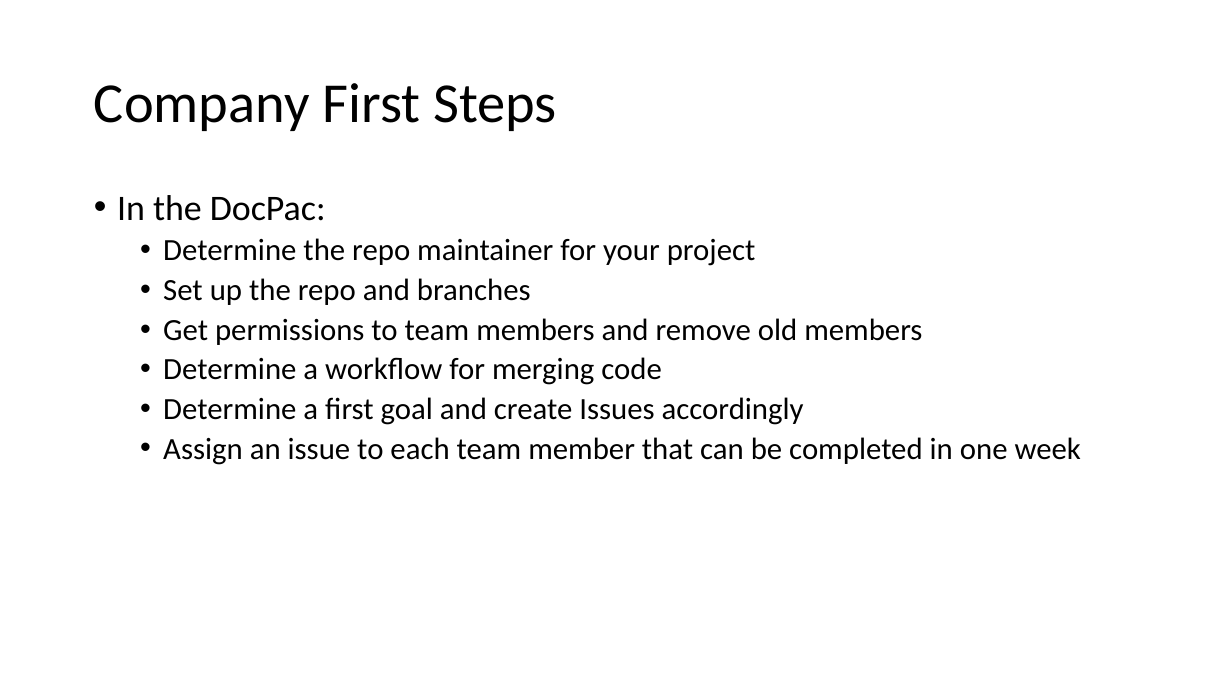
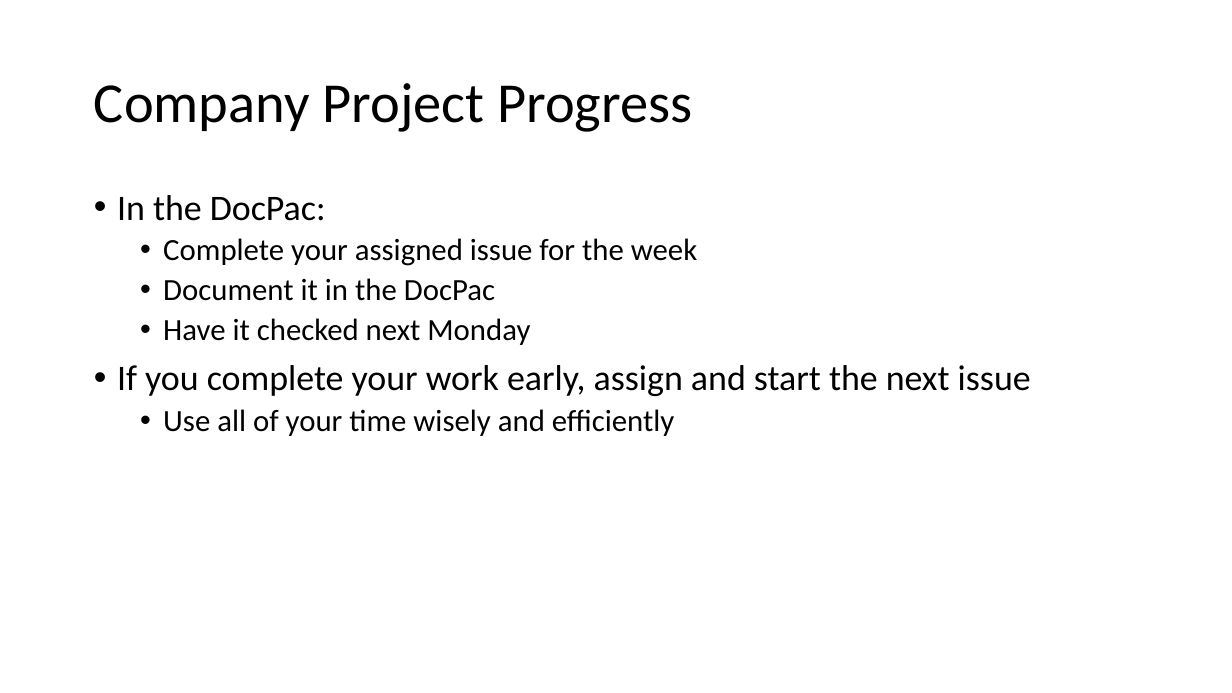
Before and after one commit to parke2023059/docpacs2223, a slide deck: slide 2 of docpac_32270423/Weekly Review.pptx (slide 4 before the commit). Drawn at 1232x693 pixels with LibreOffice and Linux fonts; fonts in the diff are those of the drawing. Boxes give left, top, right and bottom in pixels: in the first picture for what was removed or moved away, otherwise in the second. Text is boxed around its words. In the diff, an @@ line names an element or a change of style, - is before the commit and + after.

```diff
--- a/docpac_32270423/Weekly Review.pptx
+++ b/docpac_32270423/Weekly Review.pptx
@@ title at (94,83,692,132): text changed @@
-Company First Steps
+Company Project Progress
@@ text at (117,238,1031,436): text changed @@
-  • Determine the repo maintainer for your project
-  • Set up the repo and branches
-  • Get permissions to team members and remove old members
-  • Determine a workflow for merging code
-  • Determine a first goal and create Issues accordingly
-  • Assign an issue to each team member that can be completed in one week
+  • Complete your assigned issue for the week
+  • Document it in the DocPac
+  • Have it checked next Monday
+• If you complete your work early, assign and start the next issue
+  • Use all of your time wisely and efficiently
```
Also in this commit, not shown: 1 other slide changed, 2 slides added, 3 slides removed, 4 other files.
